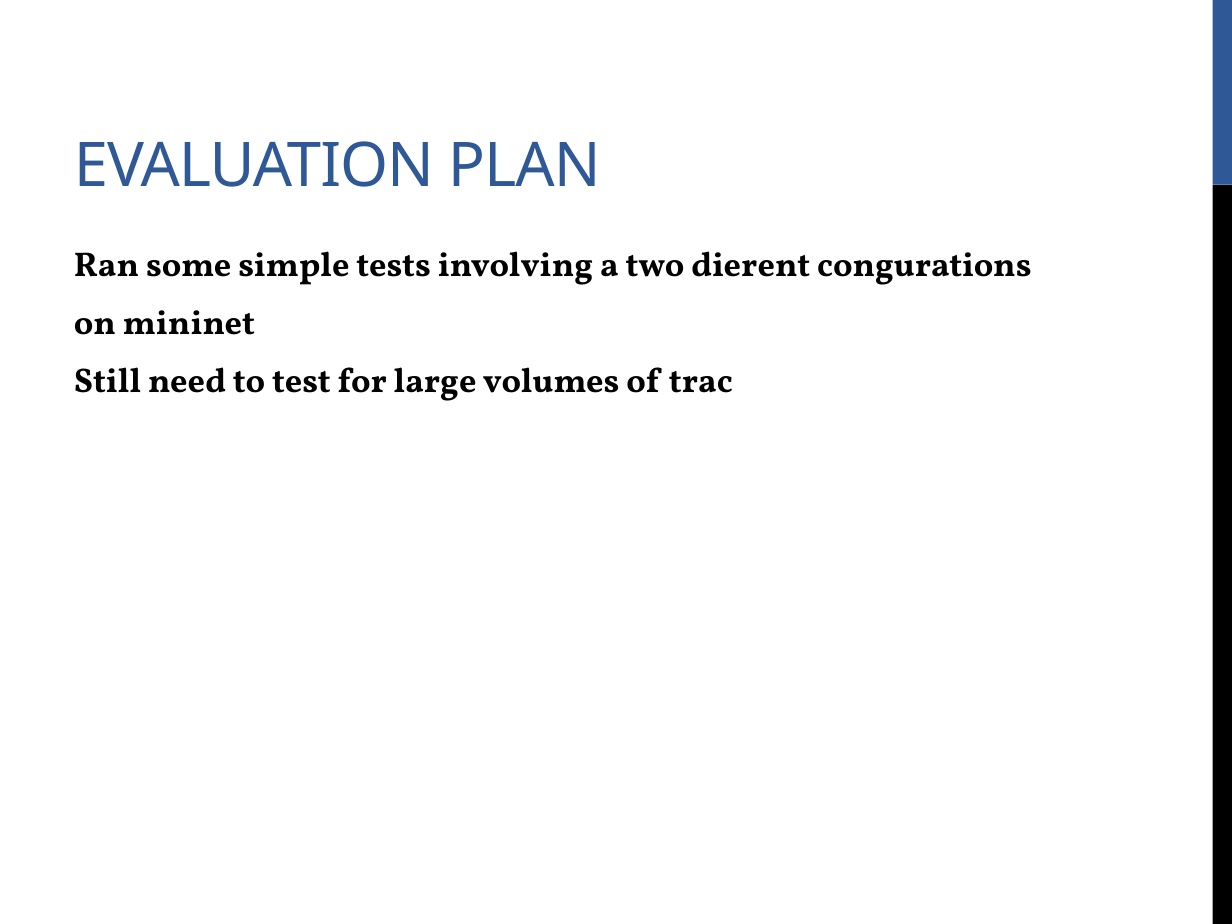
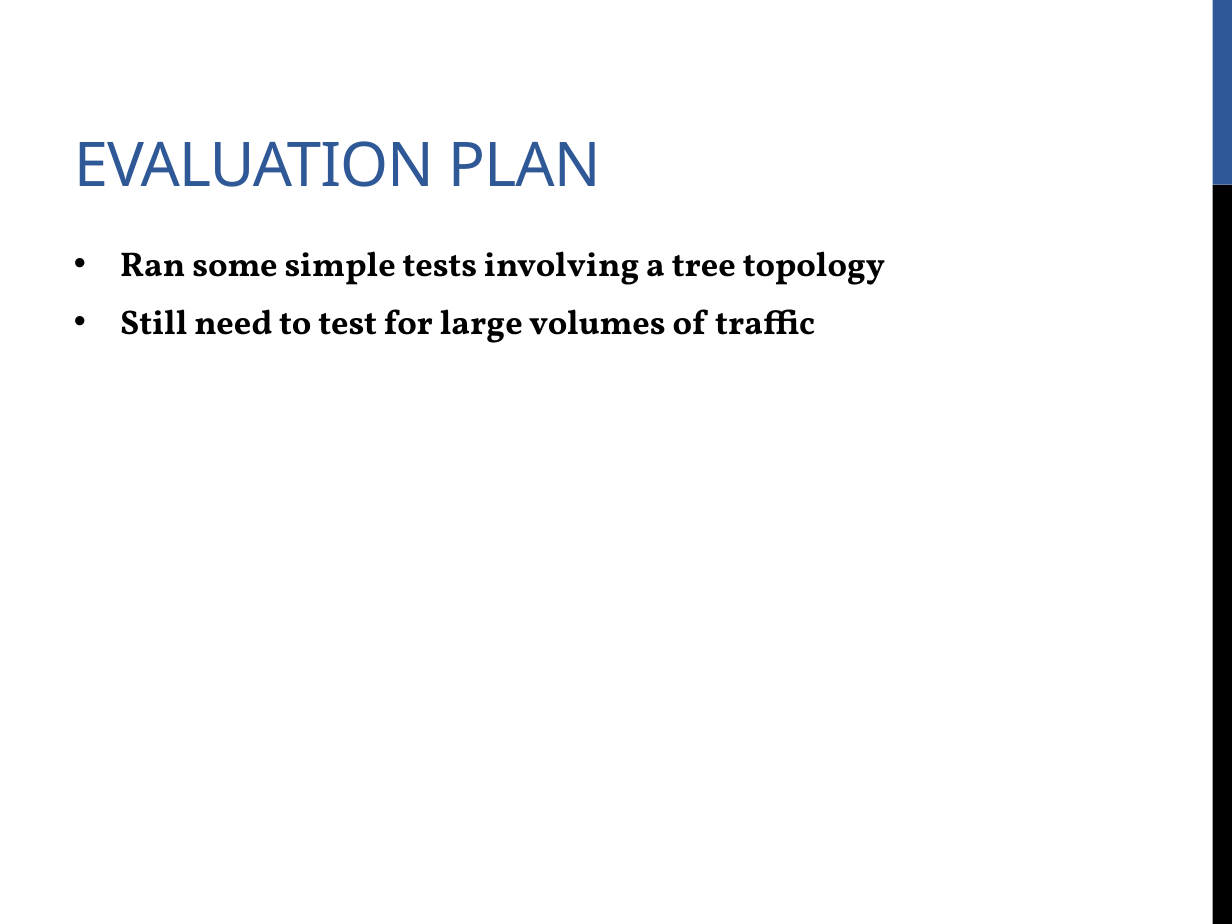
Before and after one commit to bornogit/Floodlight-AD, a slide deck: slide 12 of Slides/740- Anomaly Detector for Floodlight .pptx. Drawn at 1232x924 pixels with LibreOffice and Linux fonts; fonts in the diff are those of the drawing. Boxes give left, top, right and bottom in pixels: in the first picture for what was removed or moved away, otherwise in the second. Text is boxed around its words. In the diff, an @@ line names an element or a change of style, - is before the commit and + after.

```diff
--- a/Slides/740- Anomaly Detector for Floodlight .pptx
+++ b/Slides/740- Anomaly Detector for Floodlight .pptx
@@ text at (120, 251, 885, 343): text changed @@
-Ran some simple tests involving a two dierent congurations
-on mininet
-Still need to test for large volumes of trac
+• Ran some simple tests involving a tree topology
+• Still need to test for large volumes of traffic
```
Also in this commit, not shown: 4 other slides changed, 6 slides added, 1 slide removed.
